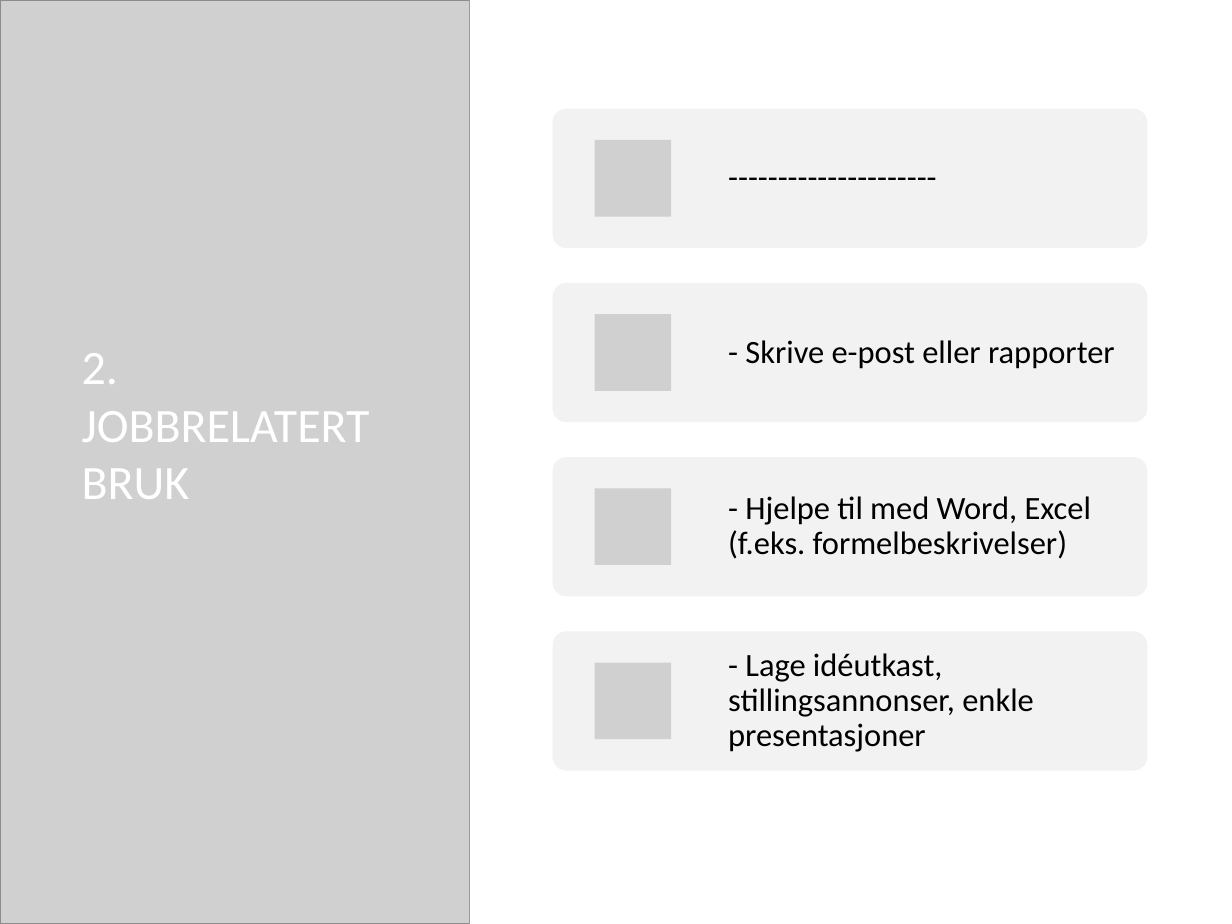
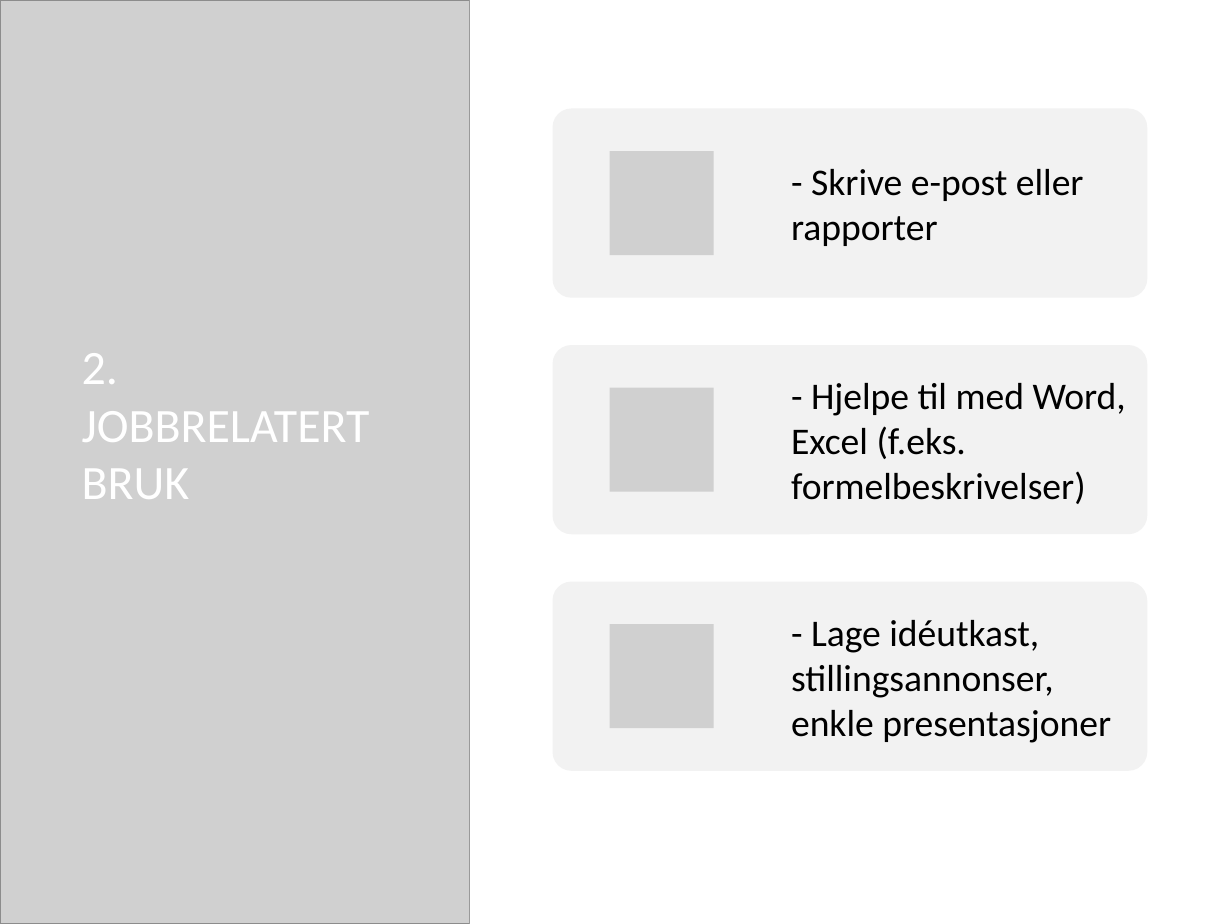
Before and after one commit to Cre8XF/cre8xf.dev, a slide deck: slide 3 of kurs/ai-for-nybegynnere/modul3-hverdag-jobb/modul3.pptx. Drawn at 1232x924 pixels with LibreOffice and Linux fonts; fonts in the diff are those of the drawing; grey boxes stand for pictures; background and template pictures are left out. Boxes give left, top, right and bottom in pixels: in the first picture for what was removed or moved away, otherwise in the second. Text is boxed around its words. In the diff, an @@ line names an element or a change of style, - is before the commit and + after.

```diff
--- a/kurs/ai-for-nybegynnere/modul3-hverdag-jobb/modul3.pptx
+++ b/kurs/ai-for-nybegynnere/modul3-hverdag-jobb/modul3.pptx
@@ rounded rectangle: place and size @@
-rounded rectangle at [552, 108, 1147, 248]
+rounded rectangle at [552, 108, 1147, 298]
@@ size 19 to 22 pt; line spacing 0.9 to 1; more space between paragraphs in 3 elements at [791, 620, 1111, 743], [791, 383, 1126, 504], [791, 169, 1084, 246] @@
@@ text "- Skrive e-post eller rapporter": place and size @@
-text "- Skrive e-post eller rapporter" at [745, 340, 1115, 369]
+text "- Skrive e-post eller rapporter" at [791, 169, 1084, 246]
@@ picture added at [610, 152, 713, 255] @@
@@ rounded rectangle: place and size @@
-rounded rectangle at [552, 283, 1147, 423]
+rounded rectangle at [552, 345, 1147, 535]
@@ text "- Hjelpe til med Word, ...": place and size @@
-text "- Hjelpe til med Word, ..." at [728, 496, 1091, 559]
+text "- Hjelpe til med Word, ..." at [791, 383, 1126, 504]
@@ picture: place and size @@
-picture at [595, 314, 671, 391]
+picture at [610, 388, 713, 492]
@@ rounded rectangle: place and size @@
-rounded rectangle at [552, 631, 1147, 770]
+rounded rectangle at [552, 582, 1147, 771]
@@ text "- Lage idéutkast, stillingsannonser, enkle ...": place and size @@
-text "- Lage idéutkast, stillingsannonser, enkle ..." at [728, 653, 1034, 752]
+text "- Lage idéutkast, stillingsannonser, enkle ..." at [791, 620, 1111, 743]
@@ picture: place and size @@
-picture at [595, 488, 671, 564]
+picture at [610, 625, 713, 728]
@@ group removed at [552, 108, 1147, 739]: 2 pictures, 1 text, 1 rounded rectangle @@
----------------------
```
Also in this commit, not shown: 4 other slides changed, 22 other files.
